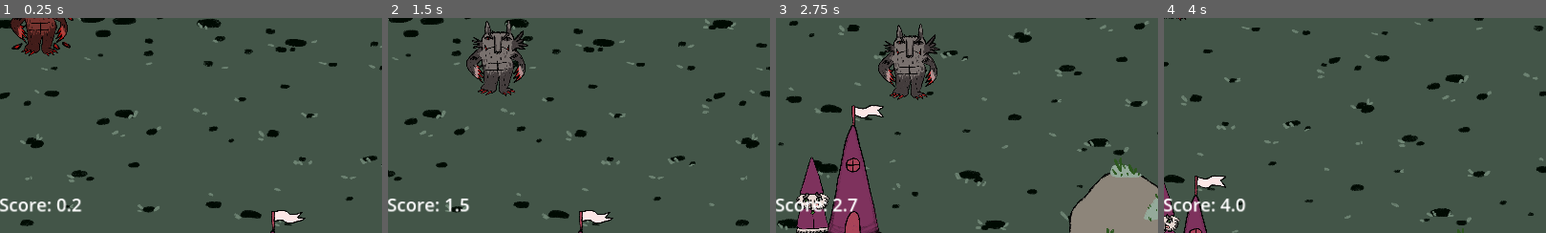
Above: before the commit, frames 1-4 (left to right).
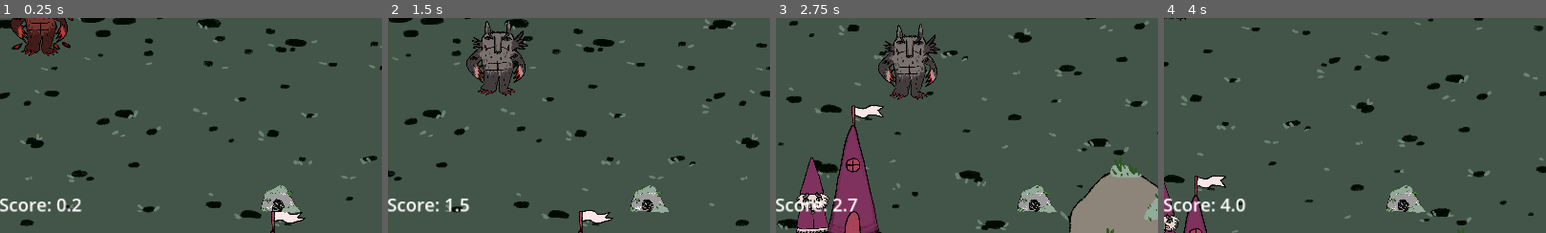
Above: after the commit, the same moments.

Repository: TheJP/GMTKGameJam2023
Game: Godot game, scene res://main.tscn
The game is run twice, just before and just after one commit, with the same random seed, the same clock (stepped at 60 frames per second) and the same inputs.
Inputs (mouse positions are % of the whole screen's width and height, from its top left):
- Up to frame 1 (0.25 s): no input
- Up to frame 2 (1.5 s): move the mouse to (72, 45) at 0.52 s; press the mouse at (72, 45) at 0.53 s; hold D (move_right) 0.53-1.28 s; move the mouse to (30, 55) at 1.27 s; release the mouse at (30, 55) at 1.28 s; hold S (move_down) from 1.28 s (still down); click (30, 55) at 1.35 s
- Up to frame 3 (2.75 s): move the mouse to (60, 28) at 2.02 s; release S (move_down) at 2.03 s; press the mouse at (60, 28) at 2.03 s; hold D (move_right) from 2.03 s (still down)
- Up to frame 4 (4 s): move the mouse to (45, 70) at 2.77 s; release D (move_right) at 2.78 s; release the mouse at (45, 70) at 2.78 s; hold W (move_up) 2.78-3.53 s; click (45, 70) at 2.85 s; move the mouse to (80, 65) at 3.52 s; press the mouse at (80, 65) at 3.53 s; hold A (move_left) from 3.53 s (still down)
The pictures show only the part of the screen within x 45-95%, y 50-100%; the shares and areas given below are measured in that part.

The runs differ from the first frame. In frame 1, 0.9% of the frame differs, in the area x 68-79%, y 77-91%; in frame 2, 0.9%; in frame 3, 0.9%, in the area x 63-74%, y 77-91%; in frame 4, 0.9%.

Commit message:
Added simple monster lair indicator

Diff:
--- a/GMTKGameJam2023/UIElements/game_ui.gd
+++ b/GMTKGameJam2023/UIElements/game_ui.gd
@@ -1,4 +1,10 @@
 extends MarginContainer
+
+## Player Node used for its position to correctly display the direction indicator.
+@export var player: Node2D
+
+## MonsterLair Node used for its position to correctly display the direction indicator.
+@export var monster_lair: Node2D
 
 func change_health(new_health: int, max_health: int):
 	%HealthBar.max_value = max_health
--- a/GMTKGameJam2023/UIElements/game_ui.tscn
+++ b/GMTKGameJam2023/UIElements/game_ui.tscn
@@ -1,6 +1,8 @@
-[gd_scene load_steps=5 format=3 uid="uid://uj2b1uonlnlu"]
+[gd_scene load_steps=7 format=3 uid="uid://uj2b1uonlnlu"]
 
 [ext_resource type="Script" path="res://UIElements/game_ui.gd" id="1_l580y"]
+[ext_resource type="Texture2D" uid="uid://b5ignygeyqu3v" path="res://Assets/MonsterLair/Cave.png" id="2_1e8fu"]
+[ext_resource type="Script" path="res://UIElements/monster_lair_indicator.gd" id="2_lvdvi"]
 
 [sub_resource type="StyleBoxFlat" id="StyleBoxFlat_d36jj"]
 bg_color = Color(0, 0, 0, 0.490196)
@@ -80,3 +82,15 @@
 layout_mode = 2
 theme_override_font_sizes/font_size = 45
 text = "Score: 0"
+
+[node name="Control" type="Control" parent="."]
+layout_mode = 2
+
+[node name="MonsterLairIndicator" type="TextureRect" parent="Control"]
+layout_mode = 2
+offset_right = 100.0
+offset_bottom = 100.0
+texture = ExtResource("2_1e8fu")
+expand_mode = 2
+stretch_mode = 4
+script = ExtResource("2_lvdvi")
--- /dev/null
+++ b/GMTKGameJam2023/UIElements/monster_lair_indicator.gd
@@ -0,0 +1,36 @@
+extends TextureRect
+
+const MARGIN = Vector2(75, 50)
+const INDICATOR_SIZE = Vector2(100, 100)
+
+func _process(delta):
+	var is_on_screen: bool = owner.monster_lair.is_on_screen()
+	visible = not is_on_screen
+	if is_on_screen:
+		return
+
+	var player: Vector2 = owner.player.global_position
+	var monster_lair: Vector2 = owner.monster_lair.global_position
+	var viewport: Rect2 = get_viewport_rect()
+	viewport.position += MARGIN + INDICATOR_SIZE
+	viewport.size -= 2 * (MARGIN + INDICATOR_SIZE)
+
+	var direction: Vector2 = monster_lair - player
+	direction = direction.normalized()
+	var ray_start: Vector2 = viewport.get_center()
+	var ray_end: Vector2 = ray_start + ((viewport.size.x + viewport.size.y) * direction)
+
+	var viewport_sides: Array[Array] = [
+		[viewport.position, Vector2(viewport.end.x, viewport.position.y)], # top
+		[viewport.position, Vector2(viewport.position.x, viewport.end.y)], # left
+		[Vector2(viewport.end.x, viewport.position.y), viewport.end], # right
+		[Vector2(viewport.position.x, viewport.end.y), viewport.end], # bottom
+	]
+
+	for side in viewport_sides:
+		var intersection = Geometry2D.segment_intersects_segment(ray_start, ray_end, side[0], side[1])
+		if intersection == null:
+			continue
+
+		position = intersection
+		break
--- a/GMTKGameJam2023/main.tscn
+++ b/GMTKGameJam2023/main.tscn
@@ -1031,8 +1031,10 @@
 [node name="HUDCanvasLayer" type="CanvasLayer" parent="."]
 layer = 3
 
-[node name="GameUI" parent="HUDCanvasLayer" instance=ExtResource("8_33vkx")]
+[node name="GameUI" parent="HUDCanvasLayer" node_paths=PackedStringArray("player", "monster_lair") instance=ExtResource("8_33vkx")]
 unique_name_in_owner = true
+player = NodePath("../../GameCanvasLayer/YSortNode/Player")
+monster_lair = NodePath("../../GameCanvasLayer/YSortNode/Buildings/MonsterLair")
 
 [node name="UICanvasLayer" type="CanvasLayer" parent="."]
 layer = 4
--- a/GMTKGameJam2023/monster_lair/monster_lair.gd
+++ b/GMTKGameJam2023/monster_lair/monster_lair.gd
@@ -11,3 +11,6 @@
 func _on_accept_dialog_confirmed():
 	GameState.game_over(false)
 	get_tree().paused = false
+
+func is_on_screen() -> bool:
+	return $VisibleOnScreenNotifier2D.is_on_screen()
--- a/GMTKGameJam2023/monster_lair/monster_lair.tscn
+++ b/GMTKGameJam2023/monster_lair/monster_lair.tscn
@@ -30,6 +30,10 @@
 shape = SubResource("CircleShape2D_6jm2f")
 debug_color = Color(0, 0.647059, 0.219608, 0.419608)
 
+[node name="VisibleOnScreenNotifier2D" type="VisibleOnScreenNotifier2D" parent="."]
+position = Vector2(-4, 10)
+scale = Vector2(17.05, 13.4125)
+
 [node name="AcceptDialog" type="AcceptDialog" parent="."]
 process_mode = 3
 title = "Enter Lair?!"
